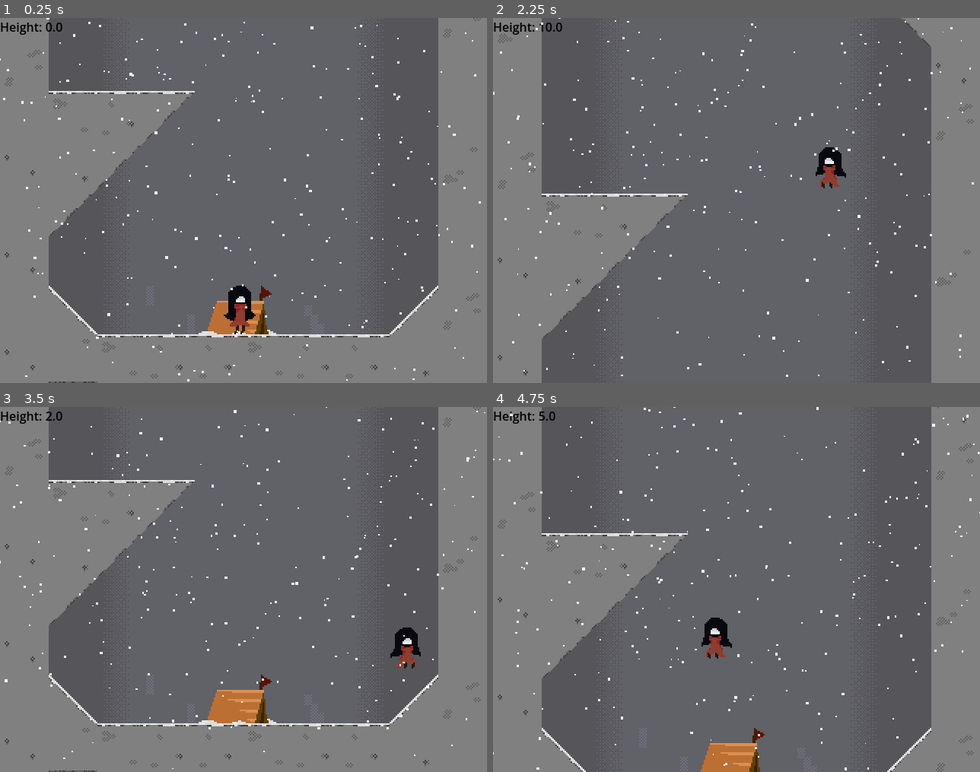
Above: before the commit, frames 1-4 (two rows, left to right).
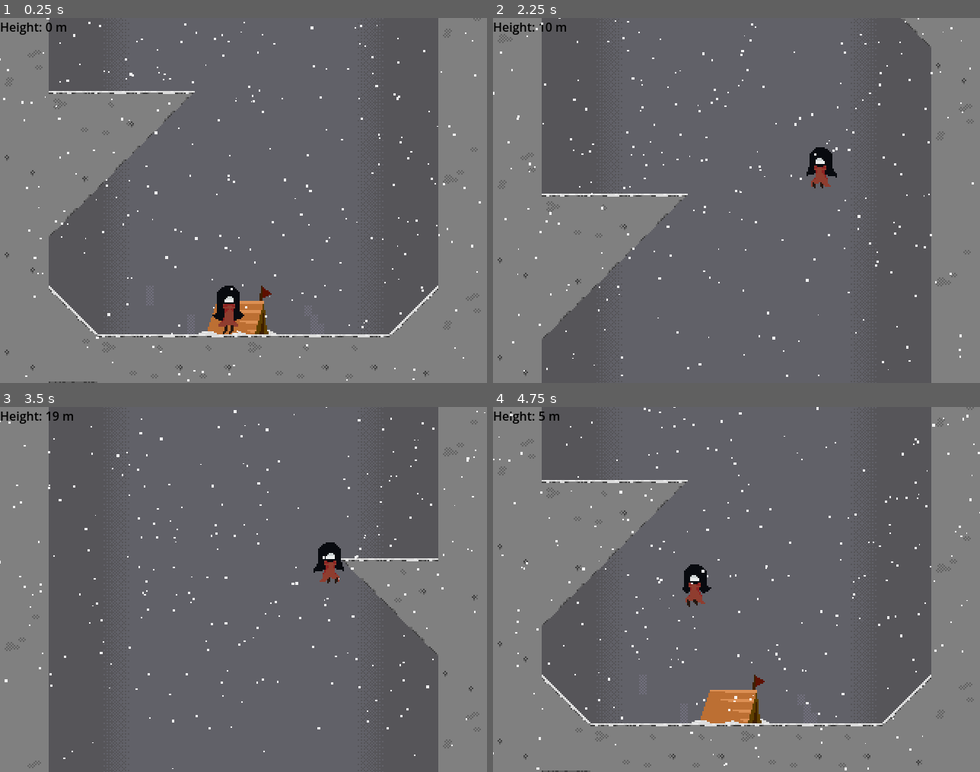
Above: after the commit, the same moments.

Repository: chukchageroj/gamejam
Game: Godot game, scene res://scenes/level_2.tscn
Same seed, same stepped clock (60 frames per second), same inputs: the game is played once before the commit and once after it. This scene is started directly instead of the project's main scene.
Inputs:
- Up to frame 1 (0.25 s): no input
- Up to frame 2 (2.25 s): hold D (right) 0.53-2.03 s; tap E (interact) at 0.6, 1.35, 2.1 s; tap Space (jump) at 0.77, 1.07, 1.52, 1.82 s; hold A (left) from 2.03 s (still down)
- Up to frame 3 (3.5 s): release A (left) at 2.78 s; hold D (right) from 2.78 s (still down); tap E (interact) at 2.85 s; tap Space (jump) at 3.02, 3.32 s
- Up to frame 4 (4.75 s): tap E (interact) at 3.6, 4.35 s; tap Space (jump) at 3.77, 4.07, 4.52 s; release D (right) at 4.28 s; hold A (left) from 4.28 s (still down)

The runs differ from the first frame. In frame 1, 0.7% of the frame differs, in the area x 10-53%, y 1-87%; in frame 2, 0.6%; in frame 3, 23%, in the area x 0-99%, y 0-100%; in frame 4, 20%.

Commit message:
level 2 is ready

Diff:
--- a/scenes/level_1.gd
+++ b/scenes/level_1.gd
@@ -8,7 +8,7 @@
 
 # Called every frame. 'delta' is the elapsed time since the previous frame.
 func _process(_delta: float) -> void:
-	$CanvasLayer/Label.text = "Height: " + str((round($Player.position.y)))
+	$CanvasLayer/Label.text = "Height: " + str(int(round((round($Player.position.y) + 48) / -16))) + ' m'
 	if $Player.position.y < -8200:
 		$"Borders/2".position.x = 159.0
 	if Input.is_action_just_pressed("interact") and can_interact:
--- a/scenes/level_1.tscn
+++ b/scenes/level_1.tscn
@@ -184,6 +184,59 @@
 [sub_resource type="RectangleShape2D" id="RectangleShape2D_7n3ac"]
 size = Vector2(31, 22)
 
+[sub_resource type="AtlasTexture" id="AtlasTexture_go7sj"]
+atlas = ExtResource("3_4nkto")
+region = Rect2(0, 0, 51, 43)
+
+[sub_resource type="AtlasTexture" id="AtlasTexture_7gny6"]
+atlas = ExtResource("3_4nkto")
+region = Rect2(51, 0, 51, 43)
+
+[sub_resource type="AtlasTexture" id="AtlasTexture_2aecg"]
+atlas = ExtResource("3_4nkto")
+region = Rect2(102, 0, 51, 43)
+
+[sub_resource type="AtlasTexture" id="AtlasTexture_6dial"]
+atlas = ExtResource("3_4nkto")
+region = Rect2(153, 0, 51, 43)
+
+[sub_resource type="AtlasTexture" id="AtlasTexture_7nomh"]
+atlas = ExtResource("3_4nkto")
+region = Rect2(204, 0, 51, 43)
+
+[sub_resource type="AtlasTexture" id="AtlasTexture_1s4pk"]
+atlas = ExtResource("3_4nkto")
+region = Rect2(255, 0, 51, 43)
+
+[sub_resource type="SpriteFrames" id="SpriteFrames_x2xxo"]
+animations = [{
+"frames": [{
+"duration": 1.0,
+"texture": SubResource("AtlasTexture_go7sj")
+}, {
+"duration": 1.0,
+"texture": SubResource("AtlasTexture_7gny6")
+}, {
+"duration": 1.0,
+"texture": SubResource("AtlasTexture_2aecg")
+}, {
+"duration": 1.0,
+"texture": SubResource("AtlasTexture_6dial")
+}, {
+"duration": 1.0,
+"texture": SubResource("AtlasTexture_7nomh")
+}, {
+"duration": 1.0,
+"texture": SubResource("AtlasTexture_1s4pk")
+}],
+"loop": 1,
+"name": &"default",
+"speed": 5.0
+}]
+
+[sub_resource type="RectangleShape2D" id="RectangleShape2D_2cbcq"]
+size = Vector2(31, 22)
+
 [node name="Level1" type="Node2D" unique_id=225641070]
 script = ExtResource("1_bswci")
 
@@ -254,5 +307,22 @@
 [node name="CanvasLayer2" type="CanvasLayer" parent="." unique_id=1578917575]
 script = ExtResource("6_fcfvj")
 
+[node name="Camp2" type="Area2D" parent="." unique_id=1110122683]
+position = Vector2(154, -8213.5)
+collision_mask = 2
+
+[node name="Camp" type="AnimatedSprite2D" parent="Camp2" unique_id=601800470]
+sprite_frames = SubResource("SpriteFrames_x2xxo")
+autoplay = "default"
+
+[node name="CollisionShape2D" type="CollisionShape2D" parent="Camp2" unique_id=1780944973]
+position = Vector2(1.5, 10.5)
+shape = SubResource("RectangleShape2D_2cbcq")
+
+[node name="Interact" type="Sprite2D" parent="Camp2" unique_id=703912752]
+visible = false
+position = Vector2(1, -20.5)
+texture = ExtResource("4_4nkto")
+
 [connection signal="body_entered" from="Camp" to="." method="_on_camp_body_entered"]
 [connection signal="body_exited" from="Camp" to="." method="_on_camp_body_exited"]
--- a/scenes/level_2.gd
+++ b/scenes/level_2.gd
@@ -4,11 +4,11 @@
 
 # Called when the node enters the scene tree for the first time.
 func _ready() -> void:
-	pass # Replace with function body.
+	$Player.air_is_on = true
 
 # Called every frame. 'delta' is the elapsed time since the previous frame.
 func _process(_delta: float) -> void:
-	$CanvasLayer/Label.text = "Height: " + str(round((round($Player.position.y) + 48) / -16))
+	$CanvasLayer/Label.text = "Height: " + str(int(round((round($Player.position.y) + 48) / -16))) + ' m'
 	if $Player.position.y < -8200:
 		$"Borders/2".position.x = 159.0
 	if Input.is_action_just_pressed("interact") and can_interact:
--- a/scenes/player.gd
+++ b/scenes/player.gd
@@ -9,10 +9,13 @@
 
 @export var landing_duration: float = 0.25
 
+@export var wind_speed: float = -30.0
+
 var is_charging: bool = false
 var charge_time: float = 0.0
 var direction_x: float = 0.0
 var landing_timer: float = 0.0
+var air_is_on: bool = false
 
 func _physics_process(delta: float) -> void:
 	get_input(delta)
@@ -30,7 +33,10 @@
 
 func get_input(delta: float) -> void:
 	direction_x = Input.get_axis("left", "right")
-	velocity.x = direction_x * speed
+	if air_is_on:
+		velocity.x = direction_x * speed + wind_speed
+	else:
+		velocity.x = direction_x * speed
 
 	if not is_on_floor():
 		is_charging = false
Not shown: 2 places in scenes/level_2.tscn that only renumber resources
